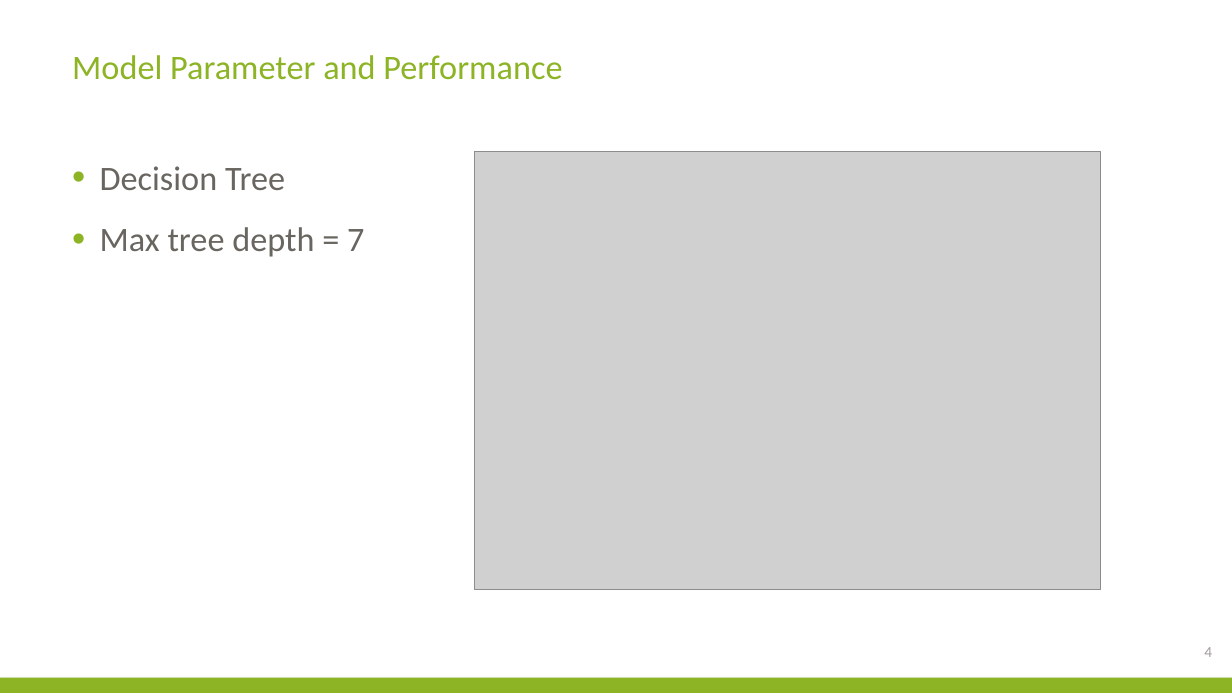
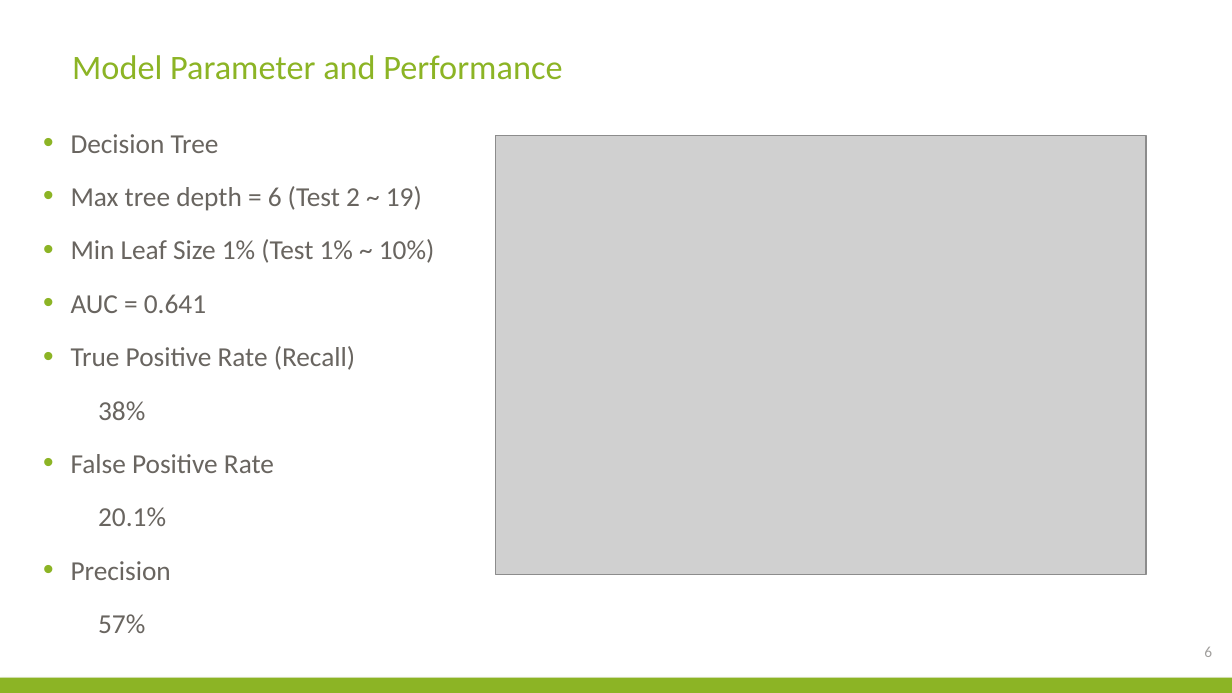
Before and after one commit to Jianqingwangcindy/DAT_SF_14, a slide deck: slide 6 of project/ProjectPresentation.pptx (slide 4 before the commit). Drawn at 1232x693 pixels with LibreOffice and Linux fonts; fonts in the diff are those of the drawing; grey boxes stand for pictures; background and template pictures are left out. Boxes give left, top, right and bottom in pixels: in the first picture for what was removed or moved away, otherwise in the second. Text is boxed around its words. In the diff, an @@ line names an element or a change of style, - is before the commit and + after.

```diff
--- a/project/ProjectPresentation.pptx
+++ b/project/ProjectPresentation.pptx
@@ text "Decision Tree": place and size @@
-text "Decision Tree" at <box>100,166,364,257</box>
+text "Decision Tree" at <box>71,134,434,526</box>
@@ text at <box>71,134,219,153</box>: size 20 to 16 pt in "Decision Tree" @@
@@ picture: place and size @@
-picture at <box>474,152,1100,590</box>
+picture at <box>495,136,1146,575</box>
@@ text at <box>71,186,434,526</box>: text changed; size 20 to 16 pt @@
-• Max tree depth = 7
+• Max tree depth = 6 (Test 2 ~ 19)
+• Min Leaf Size 1% (Test 1% ~ 10%)
+• AUC = 0.641
+• True Positive Rate (Recall)
+38%
+• False Positive Rate
+20.1%
+• Precision
+57%
@@ page number at <box>1204,647,1212,657</box>: text changed @@
-4
+6
```
Also in this commit, not shown: 2 other slides changed, 14 slides added, 2 slides removed, 9 other files.
